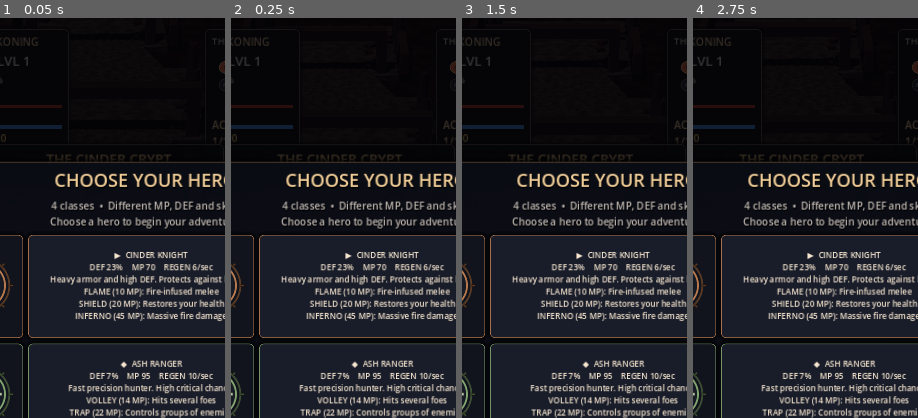
Above: before the commit, frames 1-4 (left to right).
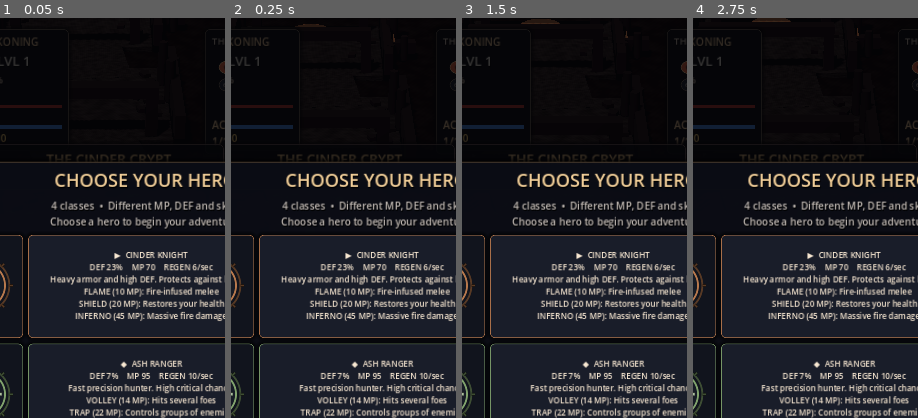
Above: after the commit, the same moments.

Repository: bananofil-wq/AshenIdle
Game: Godot game, scene res://scenes/main.tscn
Same seed, same stepped clock (60 frames per second), same inputs: the game is played once before the commit and once after it.
Inputs:
- Up to frame 1 (0.05 s): no input
- Up to frame 2 (0.25 s): no input
- Up to frame 3 (1.5 s): click "LOOT" at 0.5 s; click "HERO" at 1.25 s
- Up to frame 4 (2.75 s): click "TALENT" at 2 s
The pictures show only the part of the screen within x 26-76%, y 0-50%; the shares and areas given below are measured in that part.

The runs differ from the first frame. In frame 2, less than 0.1% of the frame differs, in the area x 29-73%, y 1-6%; in frame 3, 0.2%, in the area x 26-74%, y 0-5%; in frame 4, 0.2%.

Commit message:
Add winding dungeon layouts, three unique landmark structures per floor and exit gateways

Diff:
--- a/scripts/dungeon_builder.gd
+++ b/scripts/dungeon_builder.gd
@@ -16,6 +16,8 @@
 var floor_material: StandardMaterial3D
 var rock_material: StandardMaterial3D
 var accent_material: StandardMaterial3D
+var landmark_count := 0
+var route_style := 0
 
 func _solid(color: Color, emissive: bool = false) -> StandardMaterial3D:
     var m := StandardMaterial3D.new()
@@ -243,8 +245,57 @@
         for side in [-1.0, 1.0]:
             _block(parent, at + Vector3(side * 5.0, -0.02, 0), Vector3(1.0, 0.10, 8.7), accent_material)
 
+func _landmark(parent: Node3D, room: Vector3, index: int) -> void:
+    # Different focal structures on each floor create silhouettes that remain
+    # distinguishable at phone scale, without placing walls in the walk lane.
+    var side: float = -1.0 if index % 2 == 0 else 1.0
+    var at: Vector3 = room + Vector3(side * 5.95, 0.0, -1.55)
+    var structure := Node3D.new()
+    structure.name = "BiomeLandmark_%d" % index
+    parent.add_child(structure)
+    landmark_count += 1
+    match current_theme:
+        0: # Collapsed crypt chapel, arch and burnt pedestal.
+            for column in range(3):
+                var p := at + Vector3(0, 0, float(column - 1) * 1.45)
+                _column(structure, p, randomizer.randf_range(2.0, 3.8), 0.32, rock_material)
+                _block(structure, p + Vector3(0.0, 2.5, 0.0), Vector3(0.88, 0.30, 0.87), floor_material)
+            _block(structure, at + Vector3(0.42 * side, 0.35, 2.05), Vector3(2.15, 0.7, 0.90), rock_material)
+            _spike(structure, at + Vector3(0, 0, 2.05), 1.20, 0.20, accent_material)
+        1: # Uneven glacial outcrop with cut faces and tall crystal spires.
+            _mountain(structure, at + Vector3(side * 1.2, -0.05, 0), 7.0 + float(index), 3.15)
+            for shard in range(6):
+                var offset := at + Vector3(randomizer.randf_range(-2.1, 2.2), 0.0, randomizer.randf_range(-1.4, 1.5))
+                _spike(structure, offset, randomizer.randf_range(1.8, 4.8), randomizer.randf_range(0.24, 0.49), accent_material if shard % 3 == 0 else rock_material)
+        2: # Interwoven grove and fallen trunk at the woodland edge.
+            for tree_index in range(3):
+                _tree(structure, at + Vector3(side * float(tree_index) * 1.4, 0.0, float(tree_index - 1) * 2.0))
+            var fallen := _block(structure, at + Vector3(0.0, 0.21, 1.5), Vector3(3.5, 0.36, 0.38), rock_material)
+            fallen.rotation.y = 0.44
+            for root_index in range(4):
+                var root := _block(structure, at + Vector3(float(root_index - 2) * 0.63, 0.04, 2.50), Vector3(0.14, 0.14, 1.1), rock_material)
+                root.rotation.y = float(root_index) * 0.4
+        3: # Jagged violet altar with suspended-looking obelisk shards.
+            _column(structure, at, 2.15, 1.55, rock_material, 6)
+            for obelisk in range(5):
+                var angle: float = float(obelisk) * TAU / 5.0
+                var p := at + Vector3(cos(angle) * 1.5, 0, sin(angle) * 1.5)
+                _column(structure, p, 2.0 + float(obelisk % 3) * 1.25, 0.38, rock_material, 4)
+                _block(structure, p + Vector3(0, 1.9, 0.30), Vector3(0.16, 0.55, 0.12), accent_material)
+            _spike(structure, at + Vector3(0, 2.15, 0), 3.6, 0.47, accent_material)
+        4: # Volcanic cliff shelf, magma seams, stacked dark basalt columns.
+            _mountain(structure, at + Vector3(side, -0.10, 0), 6.5, 3.6)
+            for spike_i in range(5):
+                var p := at + Vector3(float(spike_i - 2) * 0.78, 0, randomizer.randf_range(-1.3, 1.3))
+                _column(structure, p, randomizer.randf_range(1.6, 4.5), 0.45, rock_material, 6)
+                if spike_i % 2 == 0:
+                    _block(structure, p + Vector3(0.3, 0.12, 0.0), Vector3(0.16, 0.08, 1.8), accent_material)
+
+
 func generate(floor_number: int) -> PackedVector3Array:
     current_stage = maxi(1, floor_number)
+    landmark_count = 0
+    route_style = (current_stage - 1) % 5
     current_theme = posmod(int((current_stage - 1) / 10), THEMES.size())
     randomizer.seed = 7919 + current_stage * 15427
     for child in get_children():
@@ -263,11 +314,14 @@
     walk_points = PackedVector3Array()
     var variation: float = float((current_stage - 1) % 10)
     walk_points.append(Vector3(0, 0, 5))
+    var drift: float = 0.0
     for i in range(1, 4):
-        var shifted: float = randomizer.randf_range(-2.15, 2.15)
-        if i == 3:
-            shifted *= 0.6
-        walk_points.append(Vector3(shifted, 0, 5.0 - DISTANCE * float(i) - variation * 0.22 * float(i)))
+        # A room may veer or snake; the same dungeon theme does not mean the
+        # same hallway shape for 10 consecutive floors.
+        var bend: float = sin(float(current_stage) * 1.719 + float(i) * 1.43) * (1.85 + float(route_style) * 0.33)
+        drift = clampf(drift * 0.62 + bend, -4.4, 4.4)
+        var shift: float = drift + randomizer.randf_range(-0.65, 0.65)
+        walk_points.append(Vector3(shift, 0, 5.0 - DISTANCE * float(i) - variation * 0.22 * float(i)))
 
     # Each stage is a long traversable chain of chambers linked by real corridors.
     for i in range(walk_points.size()):
@@ -282,6 +336,8 @@
                 _block(room, wall, Vector3(0.55, 1.3 if current_theme != 1 else 0.72, 10.3), rock_material)
         _decorate(room, p, i + (current_stage % 10))
         _ground_details(room, p)
+        if i > 0:
+            _landmark(room, p, i)
         if i > 0:
             _connect(room, walk_points[i-1] + Vector3(0, 0, -4.3), p + Vector3(0, 0, 4.3), 5.9, floor_material)
         if i == 3 and current_stage % 10 == 0:
@@ -326,4 +382,12 @@
     entrance.name = "EntranceGate"
     add_child(entrance)
     _arch(entrance, walk_points[0] + Vector3(0, 0, 4.5), rock_material)
+    var exit_gate := Node3D.new()
+    exit_gate.name = "ExitGate"
+    add_child(exit_gate)
+    var end_position: Vector3 = walk_points[3] + Vector3(0, 0, -4.05)
+    _arch(exit_gate, end_position, rock_material)
+    var exit_core := _column(exit_gate, end_position + Vector3(0, 0.0, -0.2), 0.05, 1.45, accent_material, 16)
+    exit_core.name = "RiftGate"
+    # This exit marks the destination; gameplay advances only after combat.
     return walk_points
